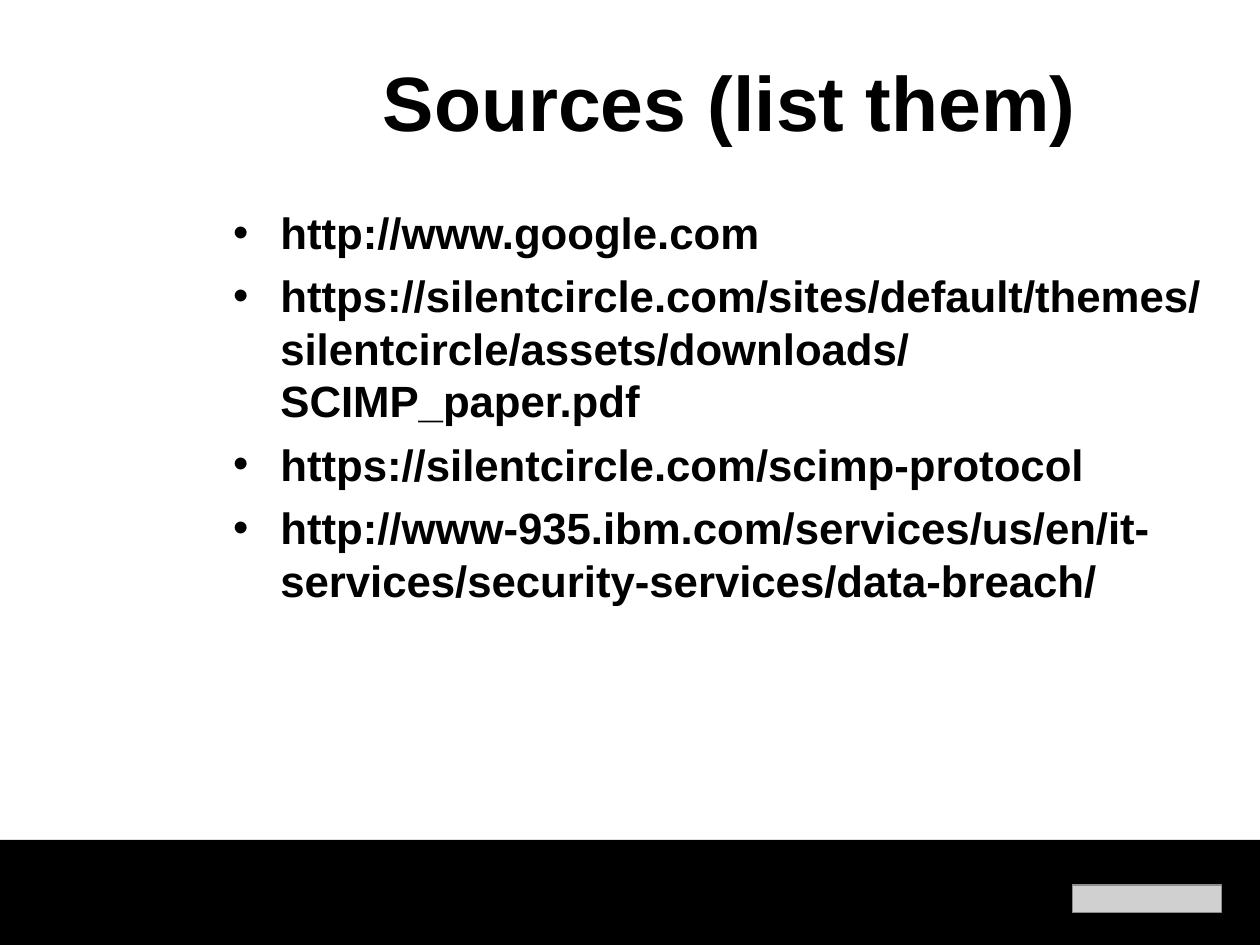
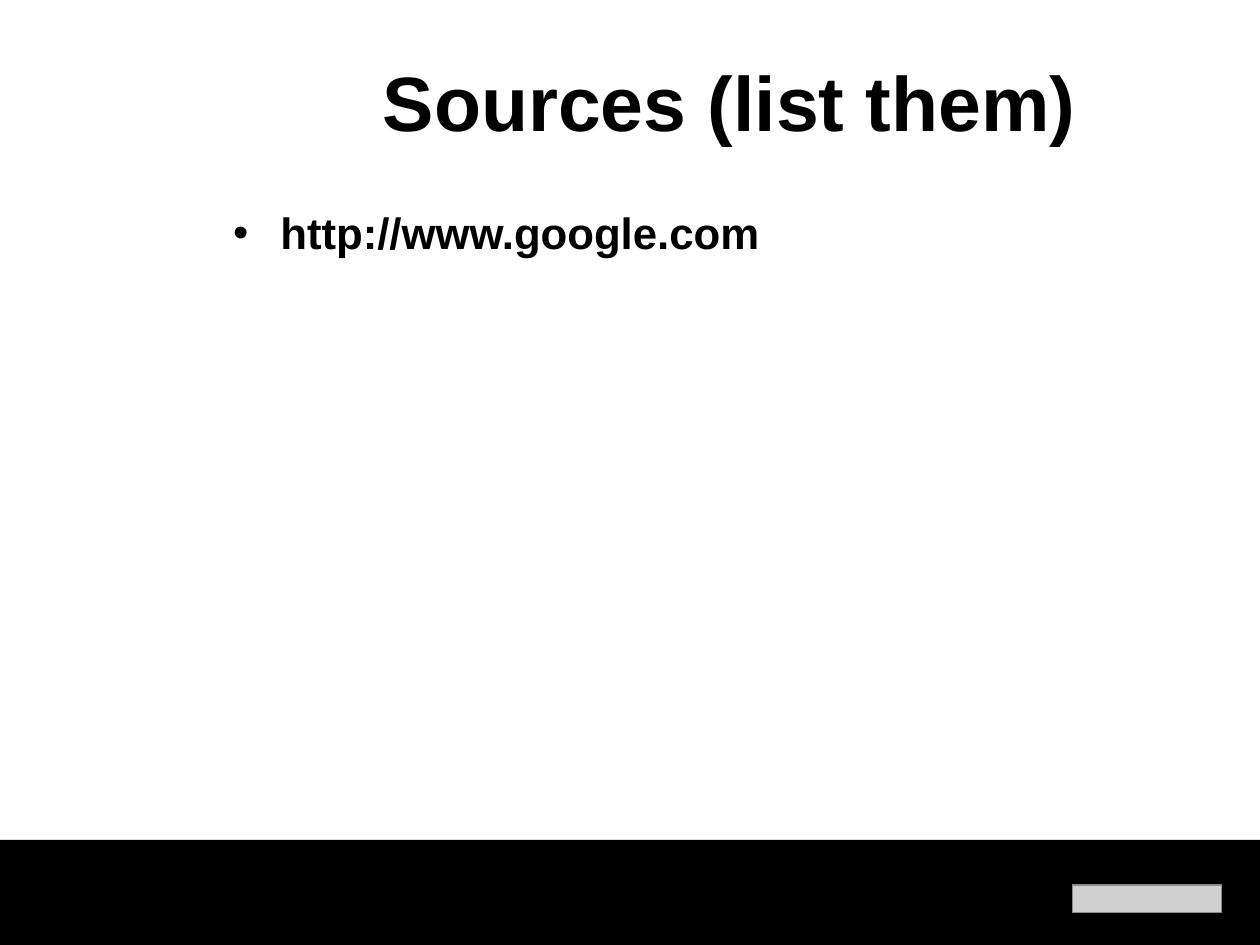
Before and after one commit to wesreisz/cis411-lightningTalks, a slide deck: slide 19 of IgniteTemplate.ppt. Drawn at 1260x945 pixels with LibreOffice and Linux fonts; fonts in the diff are those of the drawing; grey boxes stand for pictures; background and template pictures are left out. Boxes give left, top, right and bottom in pixels: in the first picture for what was removed or moved away, otherwise in the second. Text is boxed around its words. In the diff, an @@ line names an element or a change of style, - is before the commit and + after.

```diff
--- a/IgniteTemplate.ppt
+++ b/IgniteTemplate.ppt
@@ text at (280,280,1200,606): paragraphs removed @@
-• https://silentcircle.com/sites/default/themes/silentcircle/assets/downloads/SCIMP_paper.pdf
-• https://silentcircle.com/scimp-protocol
-• http://www-935.ibm.com/services/us/en/it-services/security-services/data-breach/
```
Also in this commit, not shown: 18 slides added, 18 slides removed, 1 other file.
